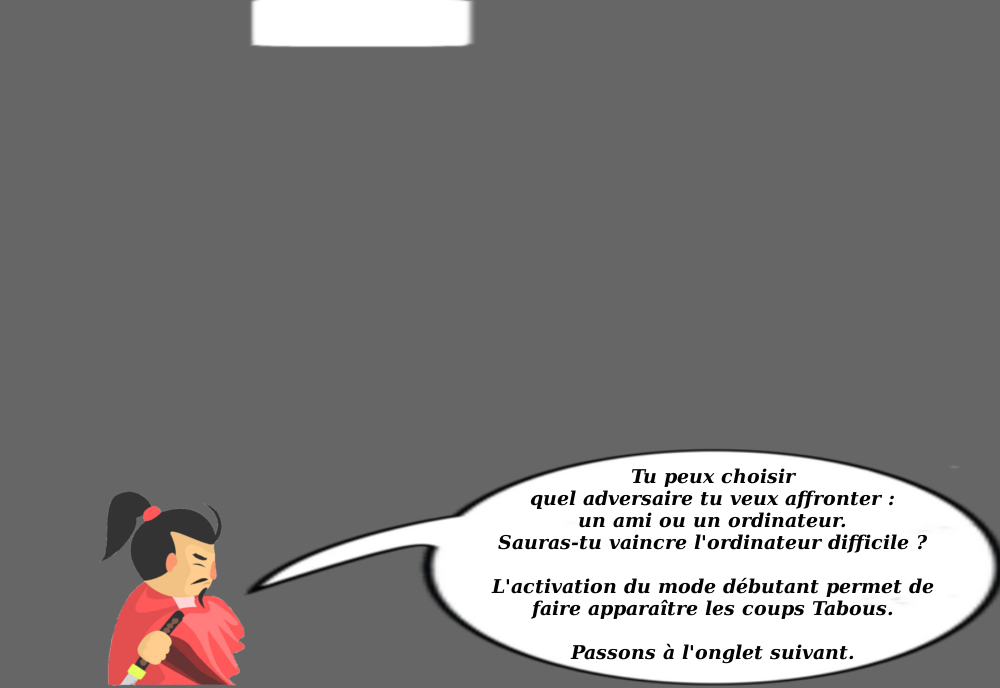
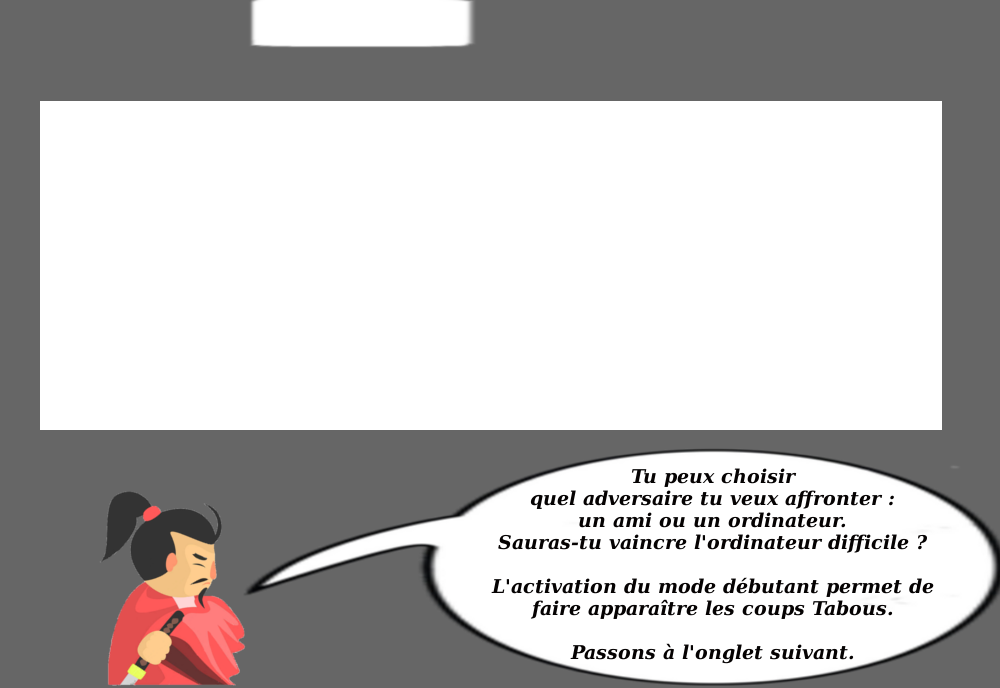
Comparing the layer stacks of the two 1000x688 images. Changes:
painted on "Calque #1" over (40, 101, 942, 430)
